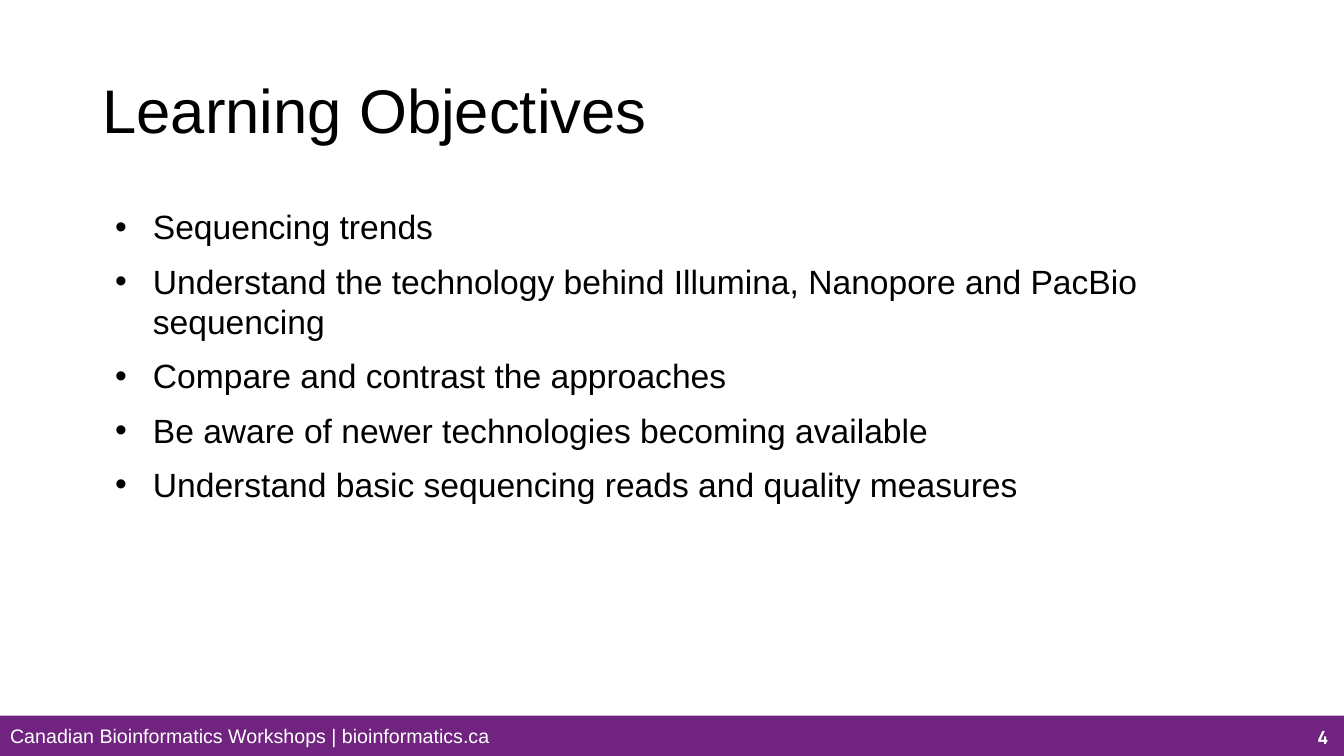
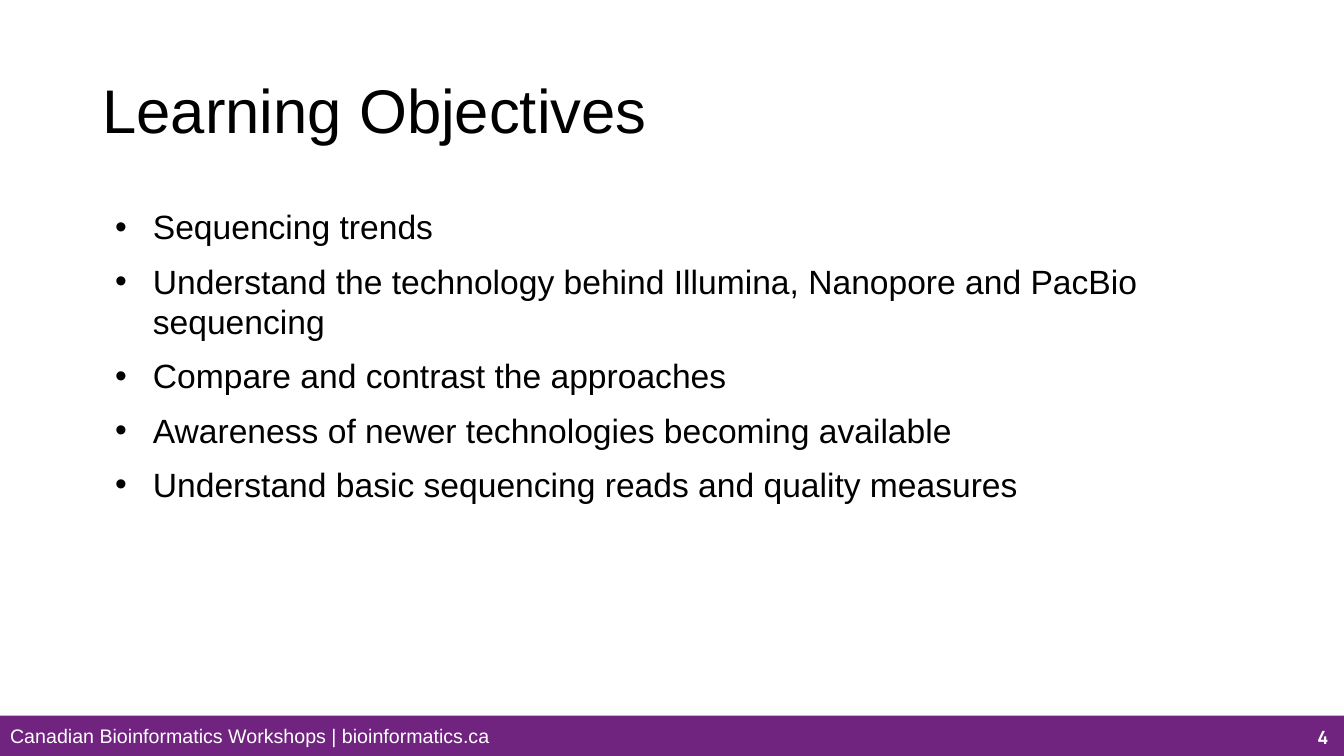
Before and after one commit to bioinformaticsdotca/HTG_Van-2611, a slide deck: slide 4 of content-files/Module_1a_HTG_Van-2611.pptx. Drawn at 1344x756 pixels with LibreOffice and Linux fonts; fonts in the diff are those of the drawing; background and template pictures are left out. Boxes give left, top, right and bottom in pixels: in the first picture for what was removed or moved away, otherwise in the second. Text is boxed around its words. In the diff, an @@ line names an element or a change of style, - is before the commit and + after.

```diff
--- a/content-files/Module_1a_HTG_Van-2611.pptx
+++ b/content-files/Module_1a_HTG_Van-2611.pptx
@@ text at <box>153,418,952,450</box>: text changed @@
-• Be aware of newer technologies becoming available
+• Awareness of newer technologies becoming available
```
Also in this commit, not shown: 6 other slides changed, 3 slides added, 29 other files.
